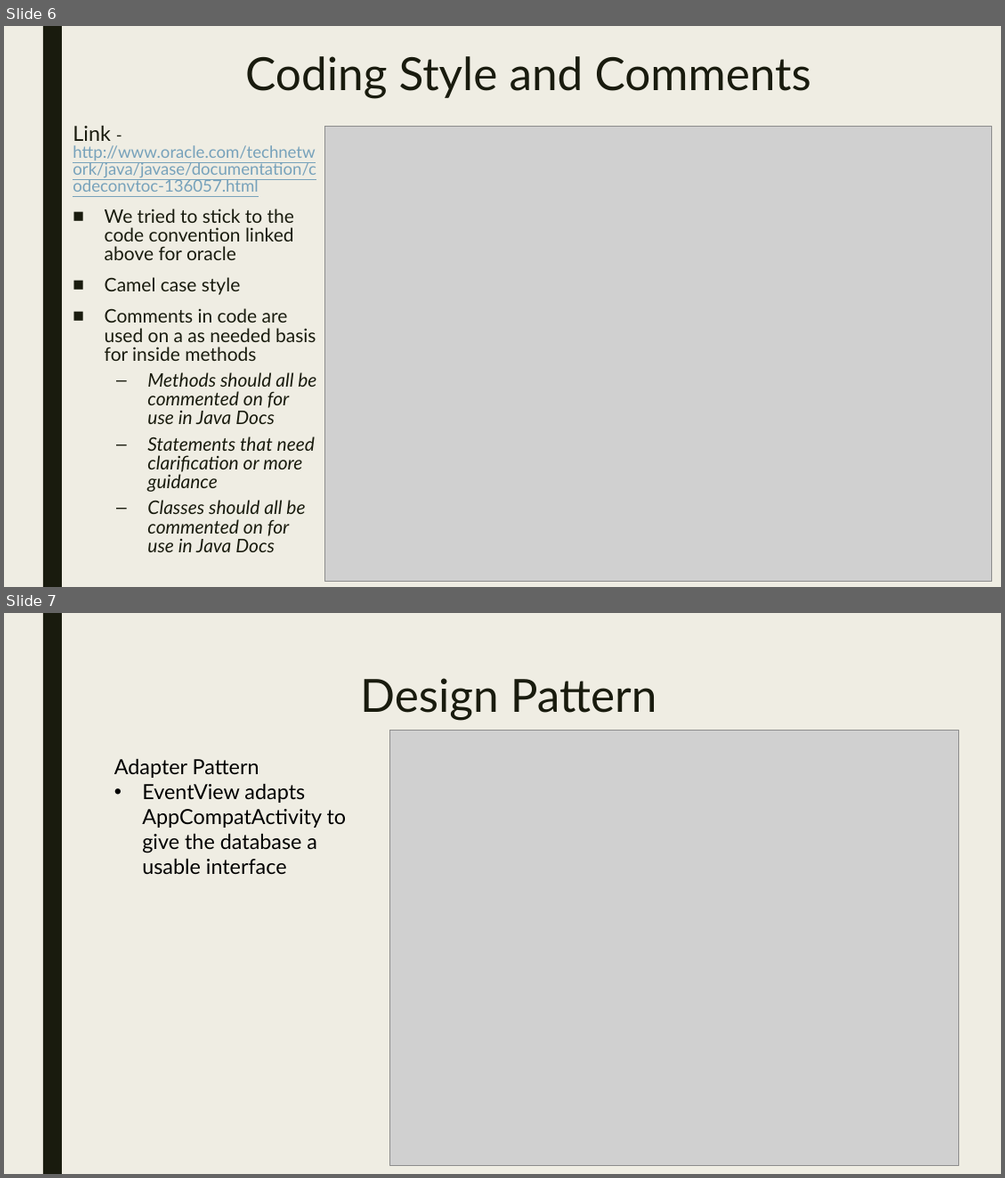
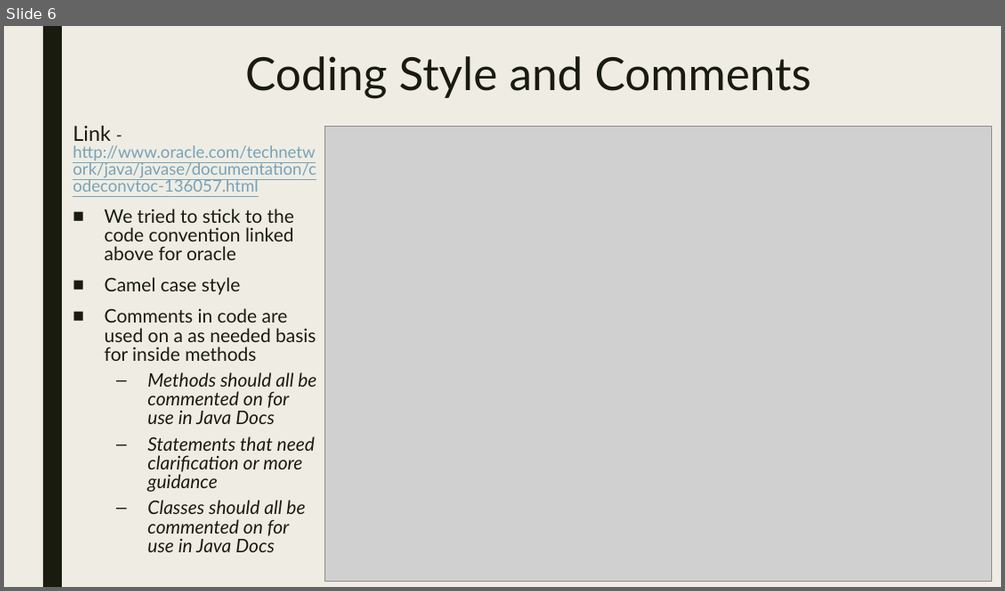
Before and after one commit to t3421/3354-Team-1, a slide deck: 3354 class information/Power points/Team 1 PowerPoint - final.pptx. Shown one above the other, each under a label of ours: slides 6 and 7 before the commit, slide 6 after it. The pictures are 1005x1178 and 1005x591 pixels, drawn with LibreOffice and Linux fonts; fonts in the diff are those of the drawing; grey boxes stand for pictures. Boxes give left, top, right and bottom in pixels: in the first picture for what was removed or moved away, otherwise in the second. Text is boxed around its words. In the diff, an @@ line names an element or a change of style, - is before the commit and + after.

```diff
--- a/3354 class information/Power points/Team 1 PowerPoint - final.pptx
+++ b/3354 class information/Power points/Team 1 PowerPoint - final.pptx
@@ slide 7 removed at (x1=4, y1=613, x2=1001, y2=1174), background #EFEDE3; not listed: 1 template element that a slide beside it also shows @@
@@ title removed at (x1=360, y1=678, x2=657, y2=720) @@
-Design Pattern
@@ picture removed at (x1=390, y1=730, x2=960, y2=1165) @@
@@ text removed at (x1=114, y1=758, x2=347, y2=874) @@
-Adapter Pattern
-• EventView adapts AppCompatActivity to give the database a usable interface
```
Also in this commit, not shown: 1 slide added, 1 other file.
